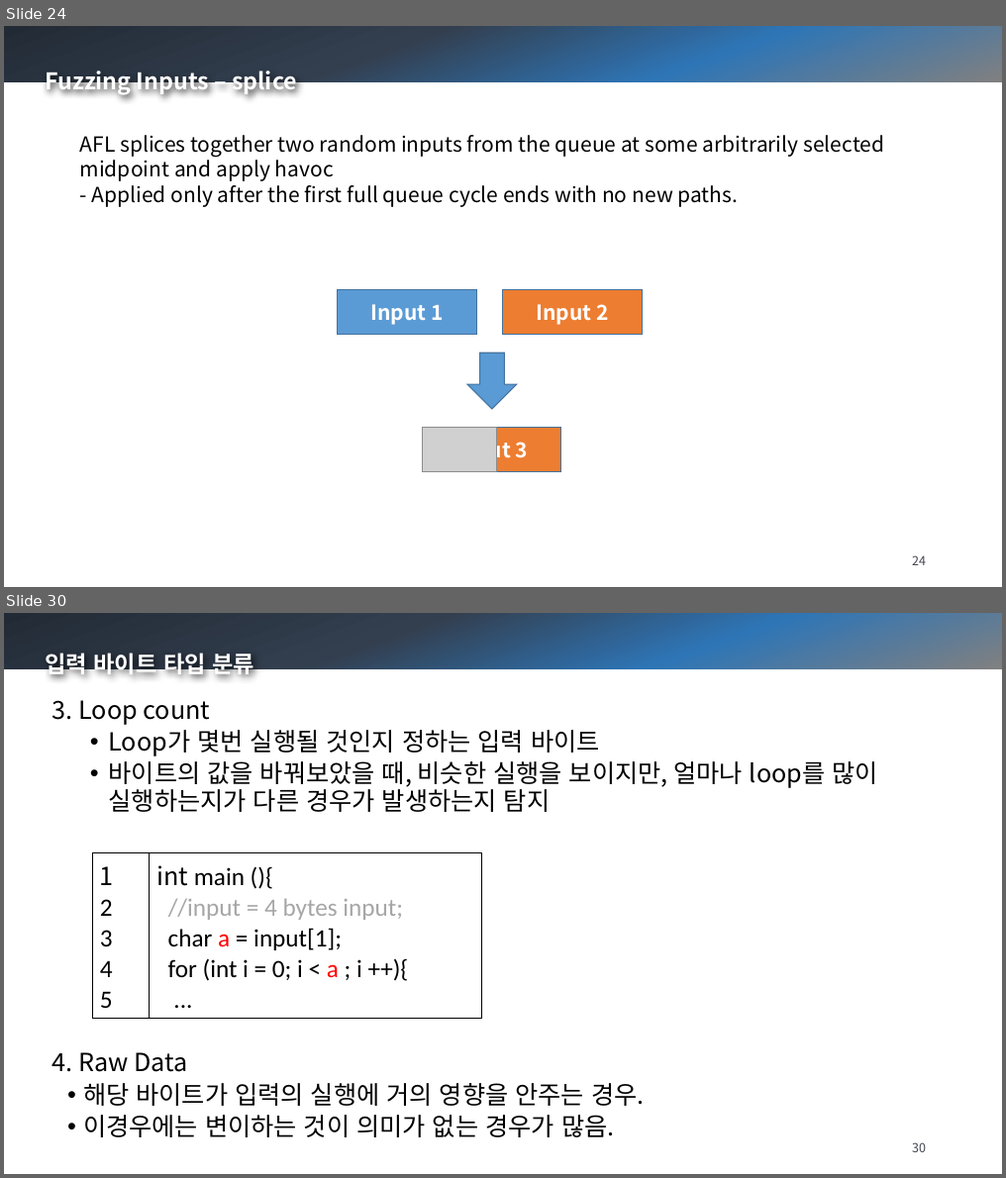
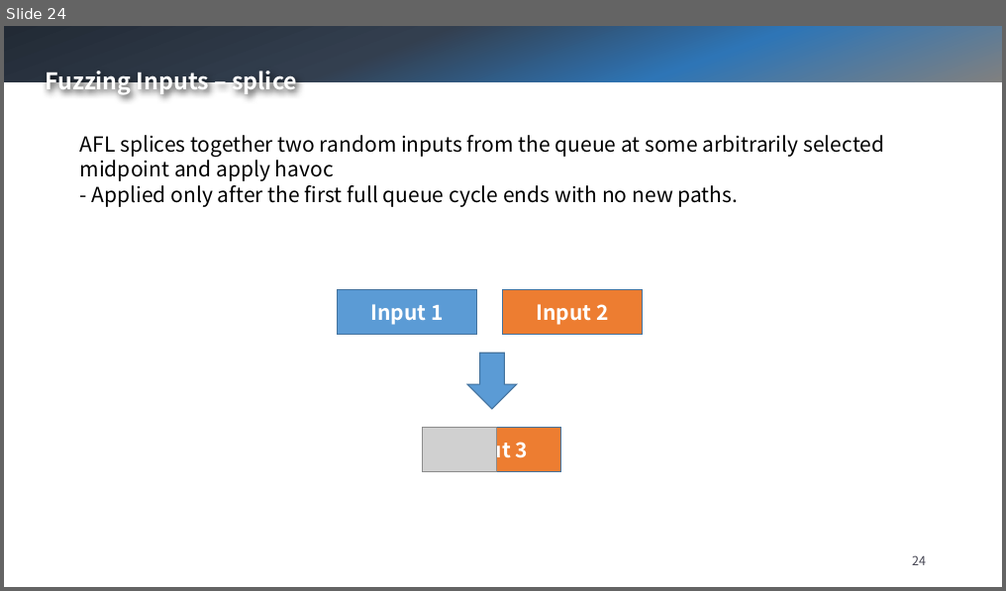
Before and after one commit to swtv-kaist/cs458-spring24, a slide deck: 4-fuzzing/lec41-intro-to-afl++-v2.pptx. Shown one above the other, each under a label of ours: slides 24 and 30 before the commit, slide 24 after it; the slides between them are not shown. The pictures are 1006x1178 and 1006x591 pixels, drawn with LibreOffice and Linux fonts; fonts in the diff are those of the drawing; grey boxes stand for pictures; background and template pictures are left out. Boxes give left, top, right and bottom in pixels: in the first picture for what was removed or moved away, otherwise in the second. Text is boxed around its words. In the diff, an @@ line names an element or a change of style, - is before the commit and + after.

```diff
--- a/4-fuzzing/lec41-intro-to-afl++-v2.pptx
+++ b/4-fuzzing/lec41-intro-to-afl++-v2.pptx
@@ slide 30 removed at [4, 613, 1002, 1174], background picture (left out); not listed: 1 template element that a slide beside it also shows @@
@@ text removed at [45, 649, 254, 678] @@
-입력 바이트 타입 분류
@@ text removed at [53, 700, 877, 1138] @@
-3. Loop count
-  • Loop가 몇번 실행될 것인지 정하는 입력 바이트
-  • 바이트의 값을 바꿔보았을 때, 비슷한 실행을 보이지만, 얼마나 loop를 많이 실행하는지가 다른 경우가 발생하는지 탐지
-4. Raw Data
-    • 해당 바이트가 입력의 실행에 거의 영향을 안주는 경우.
-    • 이경우에는 변이하는 것이 의미가 없는 경우가 많음.
@@ table removed at [92, 854, 482, 1012], 1 rows, 2 columns @@
-1 / 2 / 3 / 4 / 5 | int main (){ / //input = 4 bytes input; / char a = input[1]; / for (int i = 0; i < a ; i ++){ / ...
@@ page number removed at [912, 1143, 926, 1153] @@
-30
```
Also in this commit, not shown: 18 other slides removed, 1 other file.
